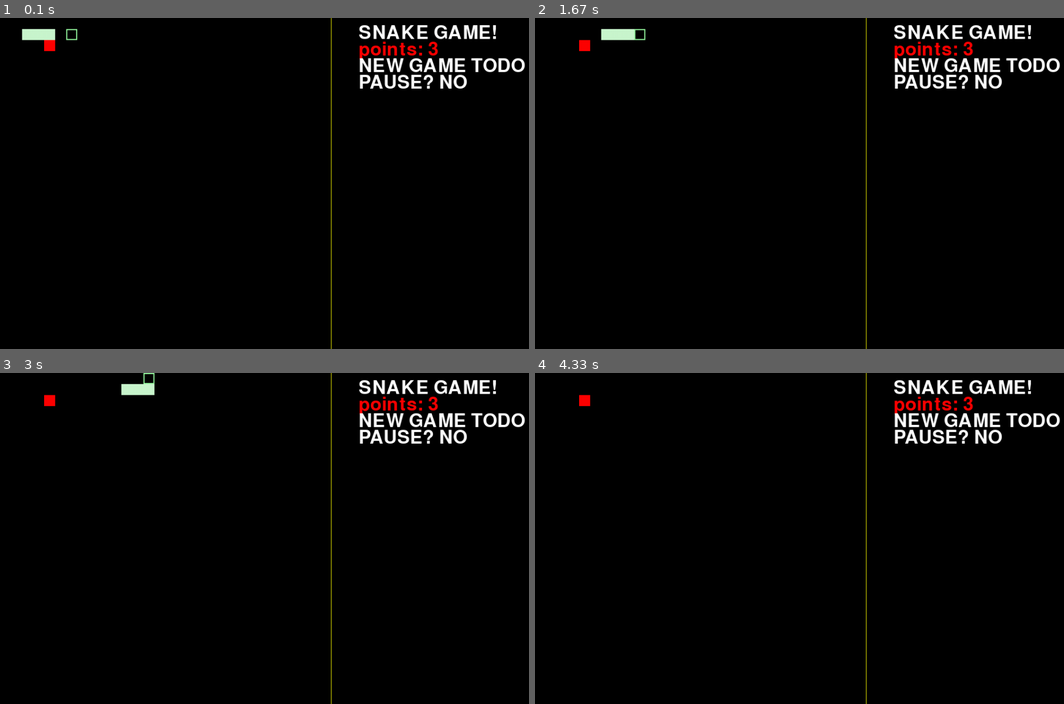
Above: before the commit, frames 1-4 (two rows, left to right).
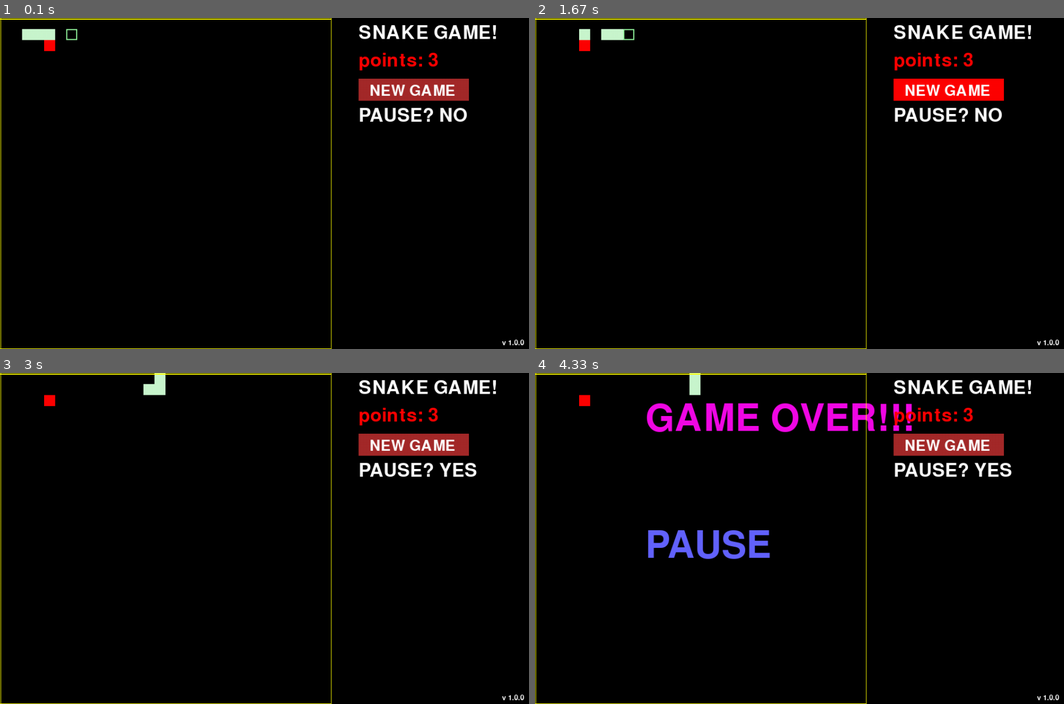
Above: after the commit, the same moments.

Repository: kristaps-m/Snake_Python_OOP
Game: pygame game, started from main.py
Two runs of this game, one before a commit and one after it. Both use one fixed random seed, a clock stepped at 60 frames per second and the inputs below.
Inputs (mouse positions are in pixels of both pictures, inside the frame that each line leads up to):
- Up to frame 1 (0.1 s): no input
- Up to frame 2 (1.67 s): tap Space at 0.33 s; click (947, 90) at 0.82 s, where only the run after the commit has a clickable "NEW GAME"; hold P 1.1-1.57 s; hold D 1.1-1.57 s; press the mouse at (947, 90) at 1.63 s
- Up to frame 3 (3 s): move the mouse to (354, 442) at 1.73 s; release the mouse at (290, 439) at 1.87 s; hold W from 2.67 s (still down)
- Up to frame 4 (4.33 s): release W at 3.13 s; hold A 3.67-4.2 s

The runs differ from the first frame. In frame 1, 3.7% of the frame differs, in the area x 0-100%, y 0-100%; in frame 2, 3.9%; in frame 3, 4.0%; in frame 4, 7.1%.

Commit message:
Add game over. Move large code to functions. Add game border lines.

Diff:
--- a/local_pygame.py
+++ b/local_pygame.py
@@ -1,6 +1,9 @@
 import pygame
 from snake import Snake
 from food import Food
+
+NEW_GAME_Y_POSITION = 110
+VERSION_NUMBER_STRING = "v 1.0.0"
 
 class TheGame:
     def __init__(self):
@@ -15,6 +18,9 @@
         self.clock = pygame.time.Clock()
         self.snake = Snake(self.screen, 100, 20, 20)
         self.food = Food(self.screen, self.cell_size, self.w, self.h)
+        self.new_game_button = self.snake.p_rect(self.w + 50, NEW_GAME_Y_POSITION, 200, 40)
+        self.is_mouse_on_ngb = False # ngb = new game button
+        self.is_game_over_bool = False
 
 
     def play_game(self):
@@ -27,62 +33,47 @@
                 if event.type == pygame.QUIT:
                     self.running = False
 
+                # Keyboard KEYDOWN events:
+                if event.type == pygame.KEYDOWN:
+                    self.movement_and_pause_keyboard_check(event)
 
-                # Keyboard events:
-                if event.type == pygame.KEYDOWN:
-                    if event.key == pygame.K_s:
-                        self.snake.direction = "s"
-                    elif event.key == pygame.K_w:
-                        self.snake.direction = "n"
-                    elif event.key == pygame.K_a:
-                        self.snake.direction = "w"
-                    elif event.key == pygame.K_d:
-                        self.snake.direction = "a"
-                    elif event.key == pygame.K_p or event.key == pygame.K_SPACE:
-                        self.pause = not self.pause
-                        print(f"{self.pause}")
+
+                # If mouse inside new game button color it red else brown
+                if self.new_game_button.collidepoint(mouse_pos):
+                    self.is_mouse_on_ngb = True
+                else:
+                    self.is_mouse_on_ngb = False
+                # collision with mouse for new game buuton
+                if event.type == pygame.MOUSEBUTTONUP:
+                    if self.new_game_button.collidepoint(mouse_pos):
+                        self.new_game()
 
             # fill the screen with a color to wipe away anything from last frame
             self.screen.fill("black")
 
             """ ------ > RENDER YOUR GAME HERE"""
-            self.snake.draw_line(
-                    "yellow",
-                    (self.w, 0),
-                    (self.w, self.h)
-                )
             if not self.pause:
-                self.snake.snake_head_update()
-                if self.snake.snake_head_x == self.food.x and self.snake.snake_head_y == self.food.y:
-                    # If snake head matches foods precise x and y position we make tail longer and generate new food
-                    self.snake.tail.append((self.food.x, self.food.y))
-                    self.food.generate_new_food(self.snake)
-
-                self.snake.draw_snake_tail()
-                # adding and deleting from tail helps snake move forward.
-                self.snake.tail.append(
-                        (self.snake.snake_head_x, self.snake.snake_head_y)
-                    )
-
-                self.snake.snake_head_draw()
-                del self.snake.tail[0]
-                self.food.draw()
+                self.update_and_draw_game_objects()
             else:
                 self.snake.draw_snake_tail()
                 self.snake.snake_head_draw()
                 self.food.draw()
+                if self.is_game_over_bool:
+                    self.render_text(100, "GAME OVER!!!", "#f309e780", self.w / 2 - 100, 50)
                 self.render_text(100, "PAUSE", "#6464ff80", self.w / 2 - 100, self.h / 2 - 20)
 
             # render some menu text
-            self.render_text(50, "SNAKE GAME!", "white", self.w + 50, 10)
-            # poins -> new game -> pause
-            self.render_text(50, f"points: {len(self.snake.tail)}", "red", self.w + 50, 40)
-            self.render_text(50, "NEW GAME TODO", "white", self.w + 50, 70)
-            self.render_text(50, f"PAUSE? {'YES' if self.pause else 'NO' }", "white", self.w + 50, 100)
+            self.draw_right_side_menu_features()
+
+            # Game field lines
+            self.draw_game_field_lines()
+
+            # version text :D
+            self.render_text(19, VERSION_NUMBER_STRING, "white", self.w + self.add_w_for_menu - 50, self.h - 18)
 
             pygame.display.flip()
 
-            self.clock.tick(4)  # limits FPS to 60
+            self.clock.tick(6)  # limits FPS to 60
 
         pygame.quit()
 
@@ -90,3 +81,73 @@
         the_font = pygame.font.SysFont(None, font_size)
         img = the_font.render(text, True, color)
         self.screen.blit(img, (x, y))
+
+    def new_game(self):
+        self.snake = Snake(self.screen, 100, 20, 20)
+        self.food = Food(self.screen, self.cell_size, self.w, self.h)
+        if self.is_game_over_bool:
+            self.pause = False
+        self.is_game_over_bool = False
+
+    def is_game_over(self): # have snake head run over yellow lines (walls)
+        if self.snake.snake_head_x < 0:
+            return True
+        elif self.snake.snake_head_x >= self.w:
+            return True
+        elif self.snake.snake_head_y < 0:
+            return True
+        elif self.snake.snake_head_y >= self.h:
+            return True
+
+        return False
+
+    def draw_game_field_lines(self):
+        self.snake.draw_line("yellow",(self.w, 0),(self.w, self.h))
+        self.snake.draw_line("yellow",(self.w, self.h - 1),(0, self.h - 1))
+        self.snake.draw_line("yellow",(1, self.h),(1, 0))
+        self.snake.draw_line("yellow",(0, 1),(self.w, 1), 2)
+
+    def draw_right_side_menu_features(self):
+        self.render_text(50, "SNAKE GAME!", "white", self.w + 50, 10)
+        # poins (1) -> new game (2) -> pause (3)
+        self.render_text(50, f"points: {len(self.snake.tail)}", "red", self.w + 50, 60) # 1
+
+        pygame.draw.rect(self.screen, "brown" if not self.is_mouse_on_ngb else "red", self.new_game_button) # 2
+        self.render_text(40, "NEW GAME", "white", self.w + 50 + 20, NEW_GAME_Y_POSITION + 9) # 2
+
+        self.render_text(50, f"PAUSE? {'YES' if self.pause else 'NO' }", "white", self.w + 50, 160) # 3
+
+    def movement_and_pause_keyboard_check(self, event):
+        if event.key == pygame.K_s and self.snake.direction != "n":
+            self.snake.direction = "s"
+        elif event.key == pygame.K_w and self.snake.direction != "s":
+            self.snake.direction = "n"
+        elif event.key == pygame.K_a and self.snake.direction != "a":
+            self.snake.direction = "w"
+        elif event.key == pygame.K_d and self.snake.direction != "w":
+            self.snake.direction = "a"
+        elif (event.key == pygame.K_p or event.key == pygame.K_SPACE) and self.is_game_over_bool == False:
+            self.pause = not self.pause
+
+
+    def update_and_draw_game_objects(self):
+        self.snake.snake_head_update()
+        # check if game over -> have snake run over yellow lines
+        if self.is_game_over():
+            self.is_game_over_bool = True
+        if self.snake.snake_head_x == self.food.x and self.snake.snake_head_y == self.food.y:
+            # If snake head matches foods precise x and y position we make tail longer and generate new food
+            self.snake.tail.append((self.food.x, self.food.y))
+            self.food.generate_new_food(self.snake)
+
+        self.snake.draw_snake_tail()
+        # adding and deleting from tail helps snake move forward.
+        self.snake.tail.append(
+                (self.snake.snake_head_x, self.snake.snake_head_y)
+            )
+
+        self.snake.snake_head_draw()
+        del self.snake.tail[0]
+        self.food.draw()
+        if self.is_game_over_bool:
+            self.pause = True
--- a/snake.py
+++ b/snake.py
@@ -15,8 +15,8 @@
                 (self.snake_head_x - self.cell_size, self.snake_head_y)
             ]
 
-    def draw_line(self, color, start_pos, end_pos):
-        pygame.draw.line(self.surface, color, start_pos, end_pos)
+    def draw_line(self, color, start_pos, end_pos, line_width = 1):
+        pygame.draw.line(self.surface, color, start_pos, end_pos, width=line_width)
 
     def snake_head_update(self):
         if self.direction == "a":
